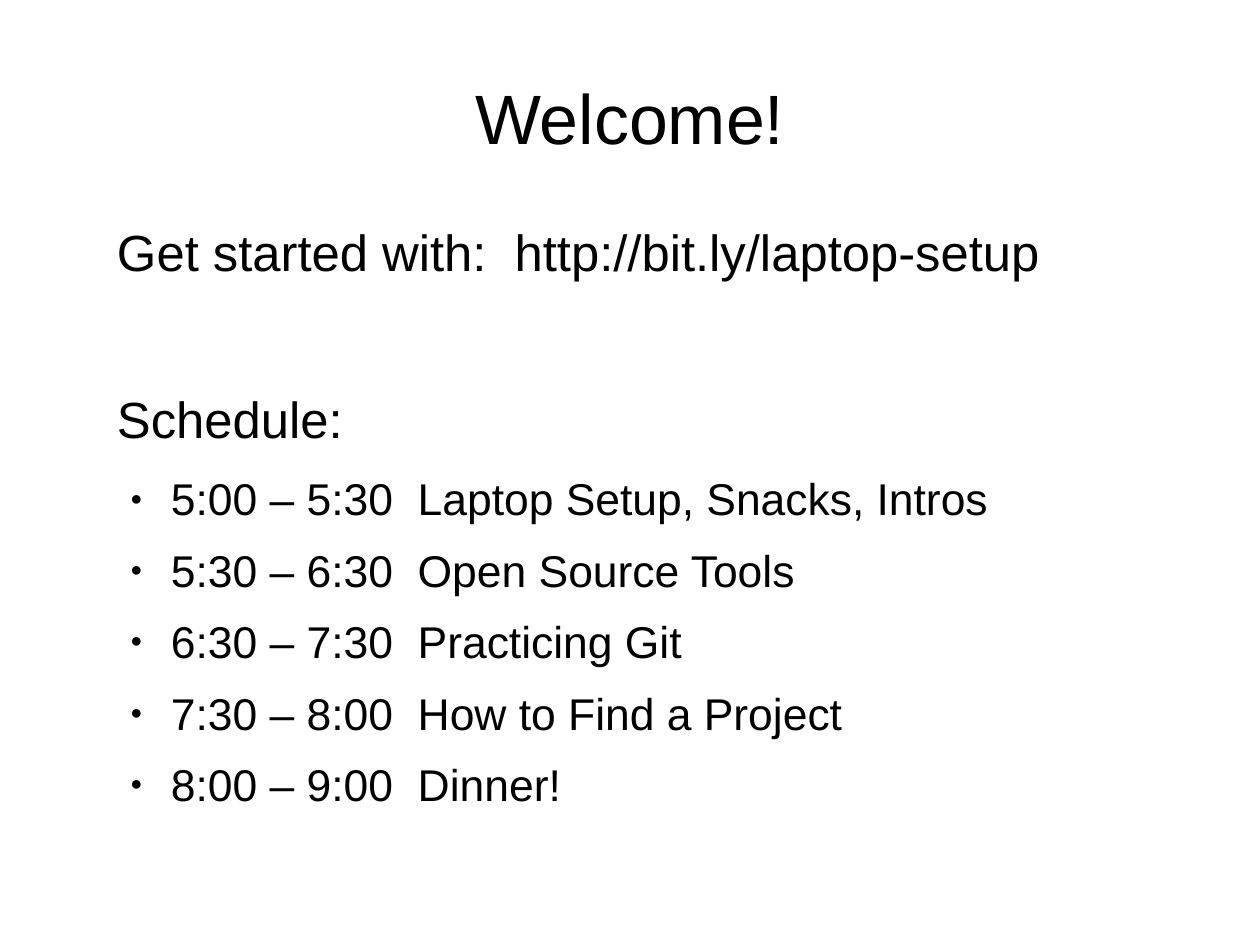
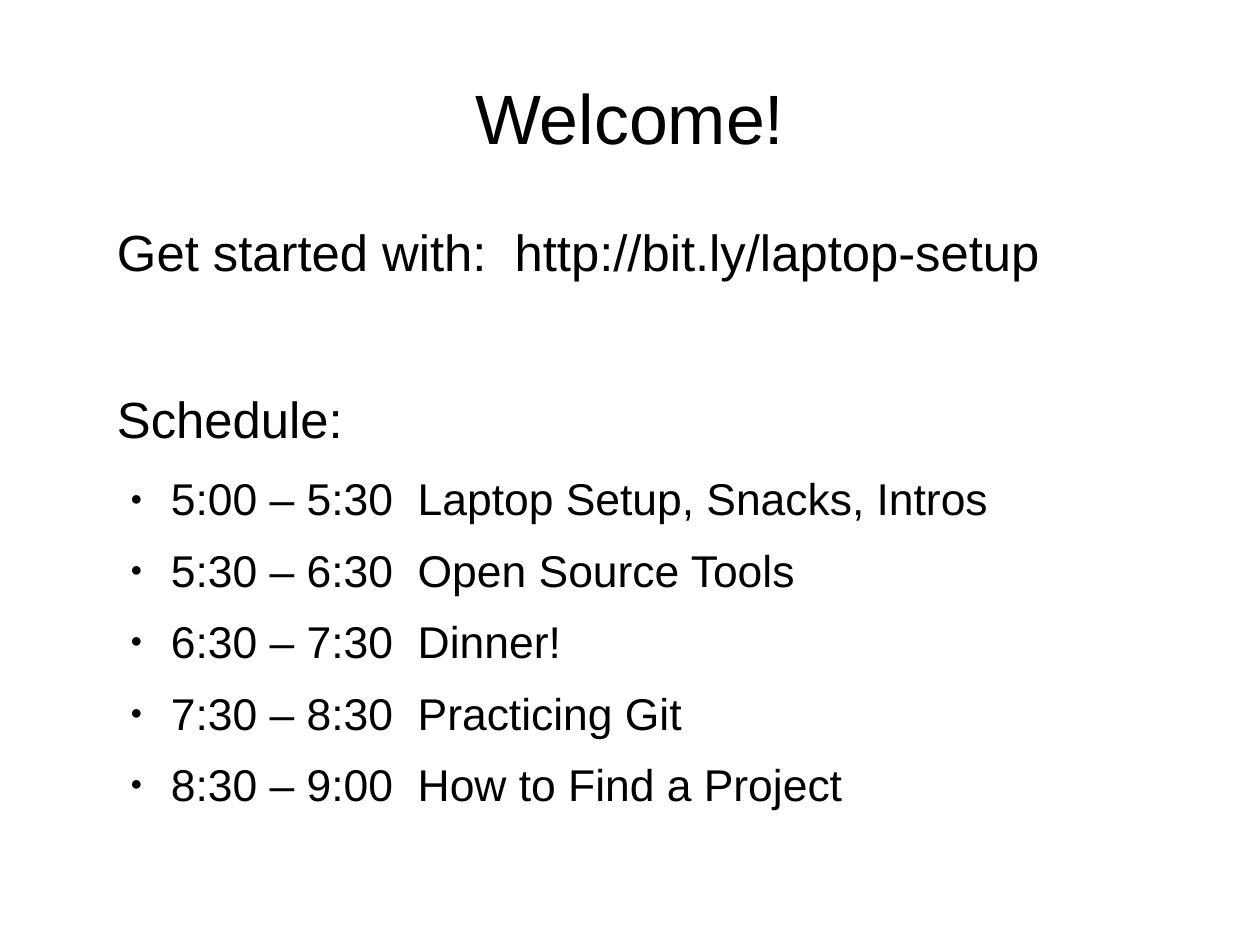
Before and after one commit to openhatch/open-source-comes-to-campus, a slide deck: slide 1 of chicago_slides.odp. Drawn at 1260x945 pixels with LibreOffice and Linux fonts; fonts in the diff are those of the drawing. Boxes give left, top, right and bottom in pixels: in the first picture for what was removed or moved away, otherwise in the second. Text is boxed around its words. In the diff, an @@ line names an element or a change of style, - is before the commit and + after.

Commit message:
changed sched in chicago_slides.odp

```diff
--- a/chicago_slides.odp
+++ b/chicago_slides.odp
@@ text at (x1=171, y1=625, x2=842, y2=810): text changed @@
-  ● 6:30 – 7:30 Practicing Git
-  ● 7:30 – 8:00 How to Find a Project
-  ● 8:00 – 9:00 Dinner!
+  ● 6:30 – 7:30 Dinner!
+  ● 7:30 – 8:30 Practicing Git
+  ● 8:30 – 9:00 How to Find a Project
```
Also in this commit, not shown: 3 other files.
